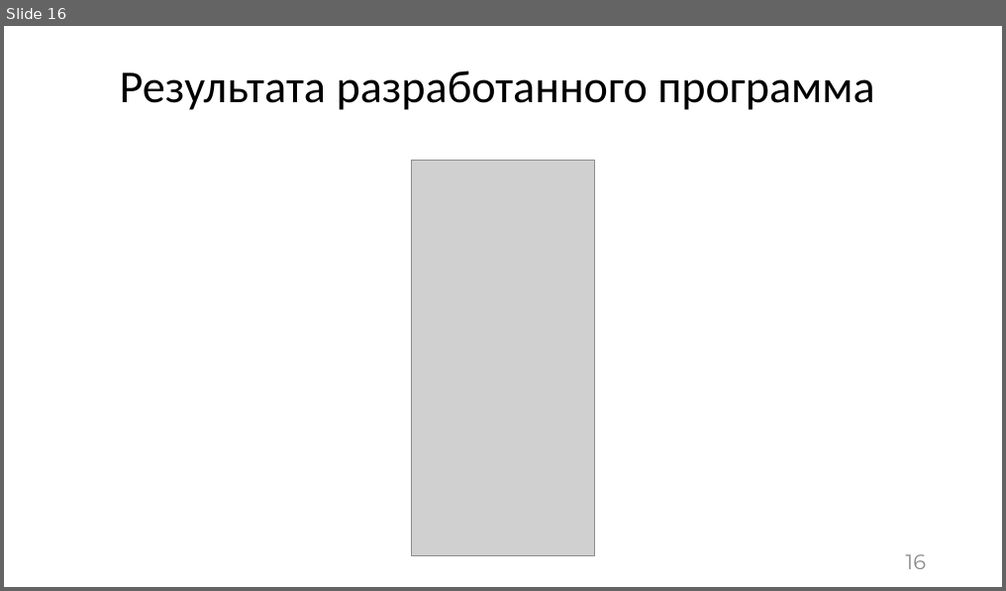
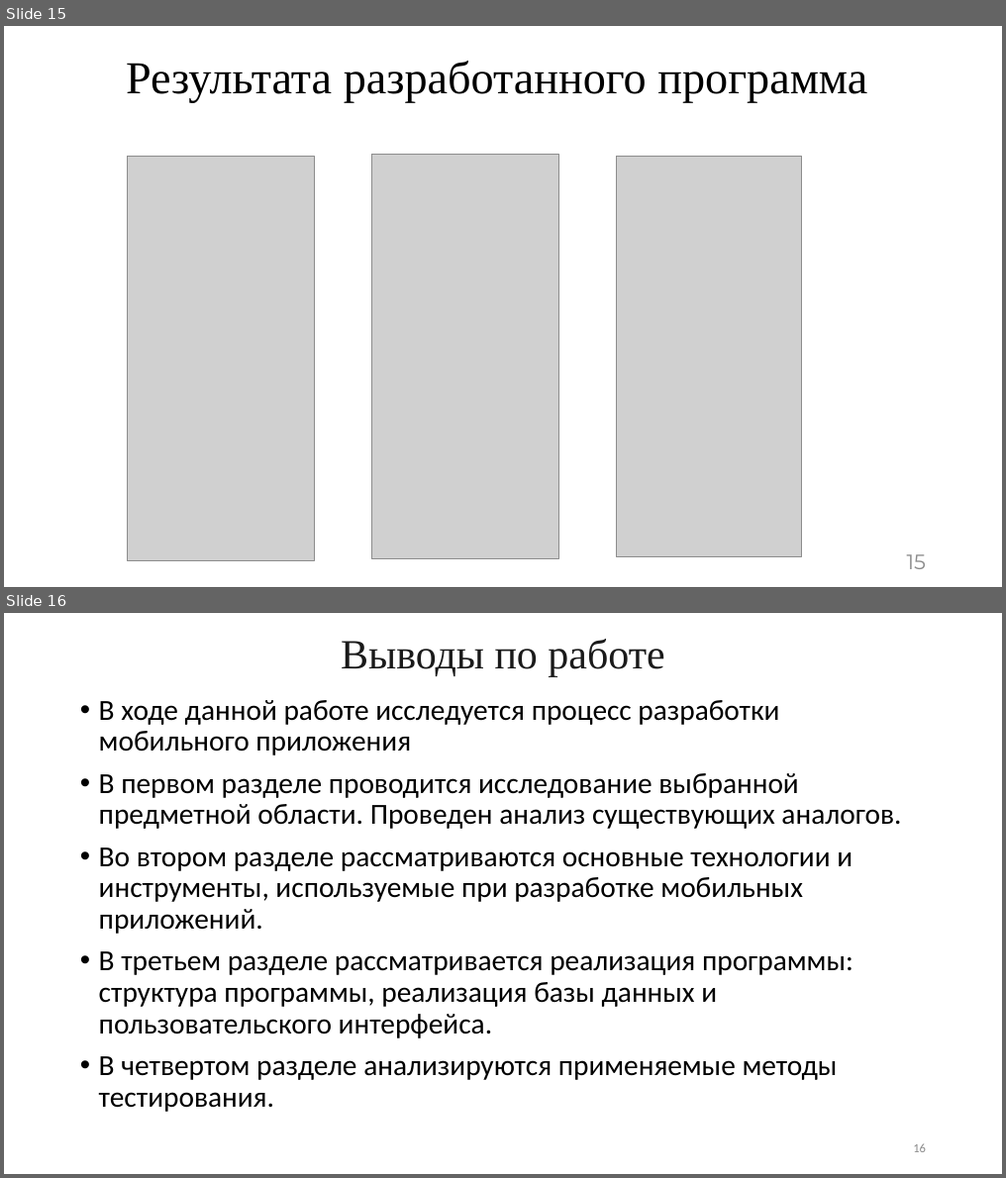
Before and after one commit to asusoft/Diplomnaya, a slide deck: ВКР/Презентация/Презентация к БКР Шеху А.У. ПрИн-467.pptx. Shown one above the other, each under a label of ours: slide 16 before the commit, slides 15 and 16 after it. The pictures are 1006x591 and 1006x1178 pixels, drawn with LibreOffice and Linux fonts; fonts in the diff are those of the drawing; grey boxes stand for pictures. Boxes give left, top, right and bottom in pixels: in the first picture for what was removed or moved away, otherwise in the second. Text is boxed around its words. In the diff, an @@ line names an element or a change of style, - is before the commit and + after.

```diff
--- a/ВКР/Презентация/Презентация к БКР Шеху А.У. ПрИн-467.pptx
+++ b/ВКР/Презентация/Презентация к БКР Шеху А.У. ПрИн-467.pptx
@@ slide 16 added at (4,613,1002,1174), background #FFFFFF @@
@@ title added at (341,639,664,676), 40 pt, text #1A1A1A @@
+Выводы по работе
@@ text added at (99,700,901,1112), 28 pt, text #000000 @@
+• В ходе данной работе исследуется процесс разработки мобильного приложения
+• В первом разделе проводится исследование выбранной предметной области. Проведен анализ существующих аналогов.
+• Во втором разделе рассматриваются основные технологии и инструменты, используемые при разработке мобильных приложений.
+• В третьем разделе рассматривается реализация программы: структура программы, реализация базы данных и пользовательского интерфейса.
+• В четвертом разделе анализируются применяемые методы тестирования.
@@ page number added at (913,1144,926,1153), 12 pt, text #8C8C8C @@
+16
@@ what was slide 16 is now slide 15 @@
@@ slide 15 changed as well @@
@@ title "Результата разработанного программа": place and size @@
-title "Результата разработанного программа" at (120,71,875,110)
+title "Результата разработанного программа" at (126,61,867,102)
@@ title "Результата разработанного программа" at (126,61,867,102): font Calibri to Times New Roman @@
@@ picture: place and size @@
-picture at (412,160,595,556)
+picture at (127,157,314,562)
@@ picture added at (371,154,558,560) @@
@@ picture added at (617,157,801,558) @@
@@ page number at (907,555,926,570): text changed @@
-16
+15
```
Also in this commit, not shown: 10 other slides changed, 5 other slides added, 9 slides removed, 29 other files.
